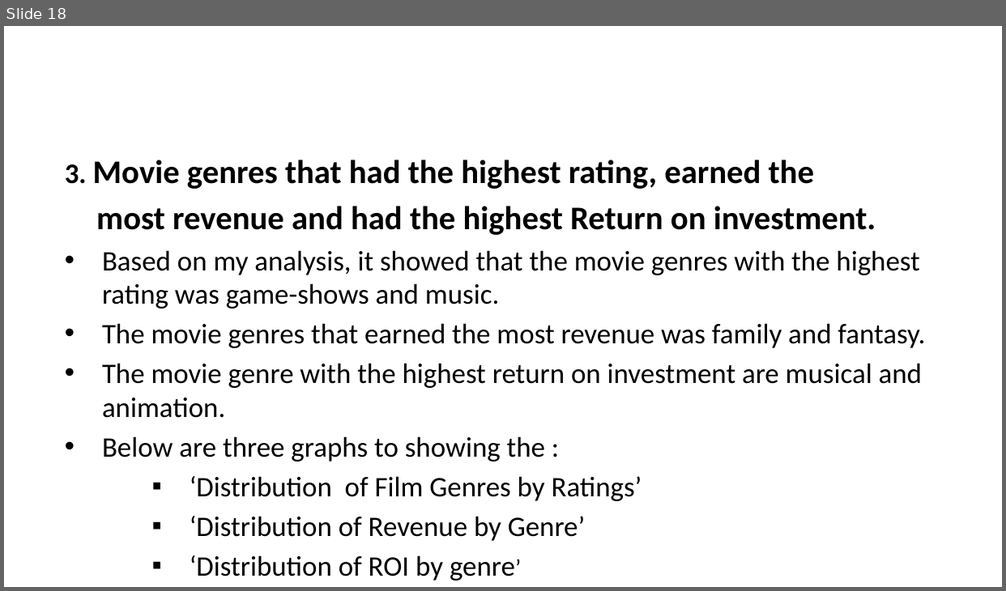
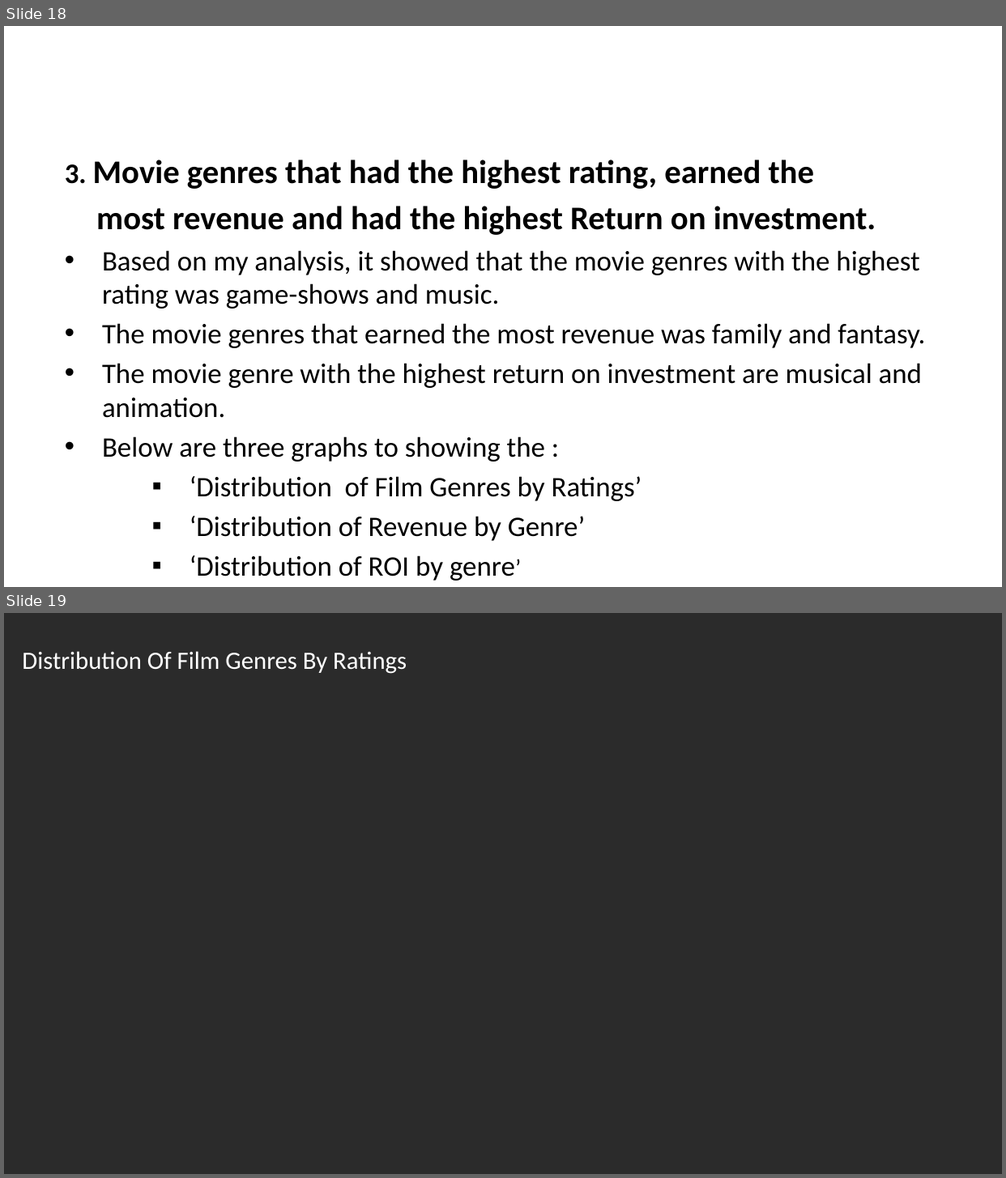
Before and after one commit to mainaroseline/EDA-_Phase1_Project, a slide deck: EDA Non-Technical Presentation.pptx. Shown one above the other, each under a label of ours: slide 18 before the commit, slides 18 and 19 after it. The pictures are 1006x591 and 1006x1178 pixels, drawn with LibreOffice and Linux fonts; fonts in the diff are those of the drawing; background and template pictures are left out; a plain dark background stands for a picture behind light text. Boxes give left, top, right and bottom in pixels: in the first picture for what was removed or moved away, otherwise in the second. Text is boxed around its words. In the diff, an @@ line names an element or a change of style, - is before the commit and + after.

```diff
--- a/EDA Non-Technical Presentation.pptx
+++ b/EDA Non-Technical Presentation.pptx
@@ slide 19 added at [4, 613, 1002, 1174], background picture (left out) @@
@@ text added at [22, 651, 407, 674], 18 pt, text #FFFFFF @@
+Distribution Of Film Genres By Ratings
```
Also in this commit, not shown: 5 slides changed, 5 other slides added, 6 slides removed.
